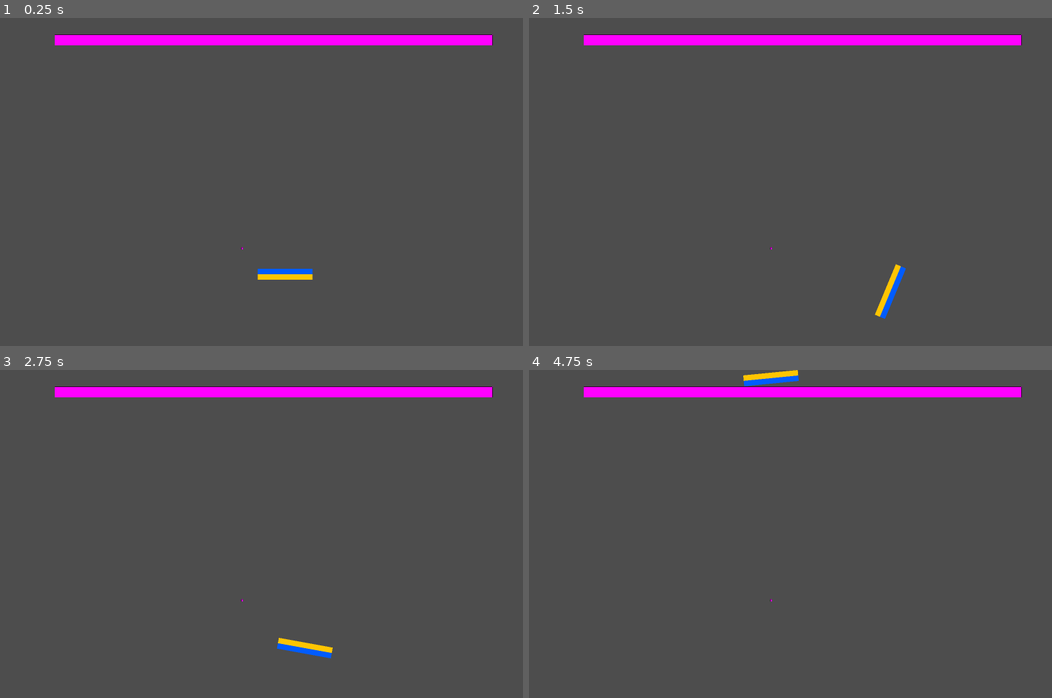
Above: before the commit, frames 1-4 (two rows, left to right).
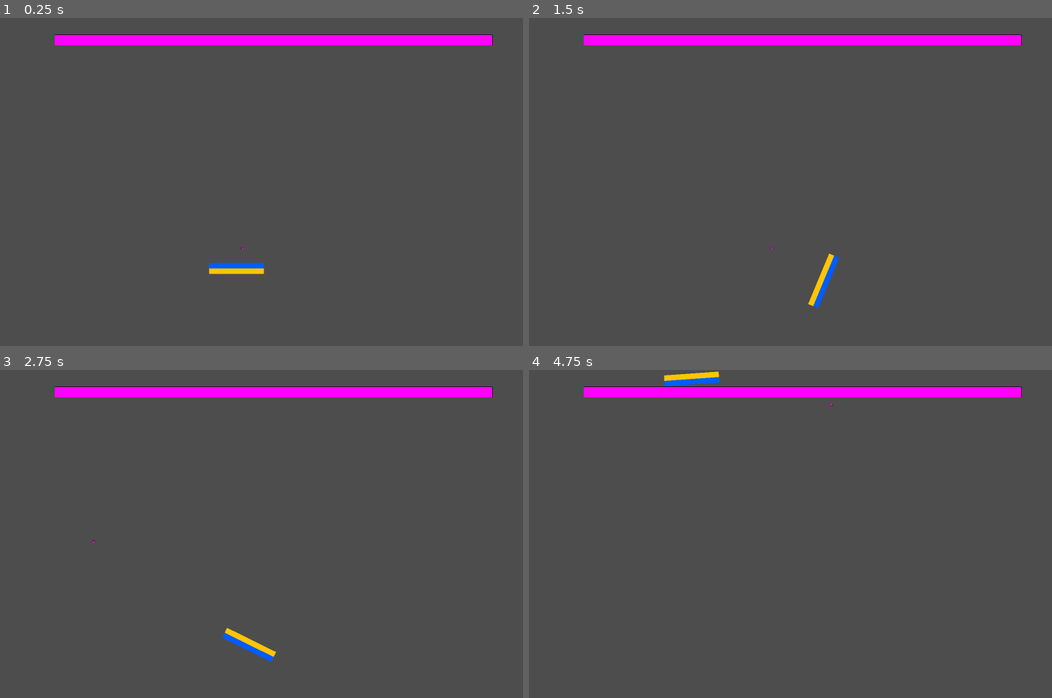
Above: after the commit, the same moments.

Repository: teros0/flappy-drone
Game: Godot game, scene res://scenes/squash.tscn
Same seed, same stepped clock (60 frames per second), same inputs: the game is played once before the commit and once after it. This scene is started directly instead of the project's main scene.
Inputs (mouse positions are in pixels of both pictures, inside the frame that each line leads up to):
- Up to frame 1 (0.25 s): no input
- Up to frame 2 (1.5 s): move the mouse to (921, 165) at 0.52 s; hold Right (ui_right) 0.53-1.28 s; tap Space (push) at 0.6, 1.35 s; click (921, 165) at 0.67 s; move the mouse to (691, 198) at 1.27 s; hold Down (ui_down) from 1.28 s (still down)
- Up to frame 3 (2.75 s): move the mouse to (329, 461) at 2.02 s; release Down (ui_down) at 2.03 s; hold Right (ui_right) from 2.03 s (still down); tap Space (push) at 2.1 s
- Up to frame 4 (4.75 s): move the mouse to (774, 599) at 2.77 s; release Right (ui_right) at 2.78 s; hold Up (ui_up) 2.78-3.53 s; tap Space (push) at 2.85, 3.6, 4.35 s; click (774, 599) at 2.92 s; move the mouse to (968, 583) at 3.52 s; hold Left (ui_left) from 3.53 s (still down); move the mouse to (638, 484) at 4.27 s

The runs differ from the first frame. In frame 1, 0.7% of the frame differs, in the area x 39-60%, y 74-80%; in frame 2, 0.7%; in frame 3, 0.7%, in the area x 17-64%, y 51-89%; in frame 4, 0.7%.

Commit message:
inject world wrapper, add diagonal wrap

Diff:
--- a/scenes/copter.tscn
+++ b/scenes/copter.tscn
@@ -10,6 +10,18 @@
 linear_damp = 1.0
 angular_damp = 2.0
 script = ExtResource("1_y4ra5")
+engine_power = null
+torque_power = null
+weight_compensation = null
+effective_thrust = null
+throttle_level = null
+throttle_step = null
+max_ramp_time = null
+push_speed = null
+push_duration = null
+push_return_speed = null
+push_return_duration = null
+wrap_buffer = null
 
 [node name="CollisionShape2D" type="CollisionShape2D" parent="." unique_id=549424486]
 position = Vector2(1.9073486e-06, -1.9073486e-06)
--- a/scenes/squash.tscn
+++ b/scenes/squash.tscn
@@ -4,6 +4,9 @@
 [ext_resource type="Script" uid="uid://lhw4j7f5xi41" path="res://scripts/squash.gd" id="1_6kogi"]
 [ext_resource type="Script" uid="uid://dp1jxi02ouqin" path="res://scripts/ball.gd" id="2_6kogi"]
 [ext_resource type="Script" uid="uid://brj6oc7488d5y" path="res://scripts/wall.gd" id="3_1fwq8"]
+
+[sub_resource type="PhysicsMaterial" id="PhysicsMaterial_ii624"]
+bounce = 1.0
 
 [sub_resource type="PhysicsMaterial" id="PhysicsMaterial_6kogi"]
 
@@ -26,8 +29,17 @@
 script = ExtResource("1_6kogi")
 
 [node name="Copter" parent="." unique_id=2008944575 instance=ExtResource("1_1fwq8")]
-position = Vector2(1111, 1159)
+position = Vector2(910, 1133)
+physics_material_override = SubResource("PhysicsMaterial_ii624")
 gravity_scale = 0.5
+linear_damp = 2.0
+engine_power = 7000.0
+torque_power = 100000.0
+weight_compensation = 1.2
+effective_thrust = 0.0
+throttle_level = 0.3
+throttle_step = 0.1
+max_ramp_time = 1.5
 push_speed = 1000.0
 push_duration = 0.1
 push_return_speed = 300.0
--- a/scripts/ball.gd
+++ b/scripts/ball.gd
@@ -8,10 +8,6 @@
 	gravity_scale = 0.0
 	contact_monitor = true
 	max_contacts_reported = 8
-
-	var world_wrapper := WorldWrapper.new()
-	add_child(world_wrapper)
-	print("Screen wrapping active for: ", name)
 
 
 func _integrate_forces(state: PhysicsDirectBodyState2D) -> void:
--- a/scripts/copter.gd
+++ b/scripts/copter.gd
@@ -24,14 +24,6 @@
 var push_direction: Vector2 = Vector2.ZERO
 
 # World wrapping
-@export var wrap_buffer: float = 50.0
-@onready var world_wrapper: WorldWrapper = WorldWrapper.new()
-
-
-func _ready() -> void:
-	world_wrapper.buffer = wrap_buffer
-	add_child(world_wrapper)
-
 func _input(event):
 	# Handle Mouse Wheel for Throttle Setting
 	if event is InputEventMouseButton:
--- a/scripts/squash.gd
+++ b/scripts/squash.gd
@@ -1,7 +1,49 @@
 extends Node2D
 
-func _ready():
-	pass
+@onready var ball: Node2D = $Ball
+@onready var copter: Node2D = $Copter
 
-func _process(_delta: float):
+@export var default_wrap_buffer: float = 50.0
+
+# Ball-specific redirect config (bottom -> left/right random edge).
+@export var ball_bottom_redirect_enabled: bool = true
+@export var ball_left_spawn_y_range: Vector2 = Vector2(0.2, 0.8)
+@export var ball_right_spawn_y_range: Vector2 = Vector2(0.2, 0.8)
+
+func _ready() -> void:
+	_setup_wrappers()
+
+func _process(_delta: float) -> void:
 	Utils.handle_reset(self)
+
+
+func _setup_wrappers() -> void:
+	# Copter: standard both-axis wrap.
+	var copter_wrapper := _attach_wrapper(copter)
+	copter_wrapper.wrap_mode = WorldWrapper.WrapMode.BOTH
+	copter_wrapper.enable_bottom_redirect = false
+
+	# Ball: both-axis wrap + diagonal-like bottom redirect to side edges.
+	var ball_wrapper := _attach_wrapper(ball)
+	ball_wrapper.wrap_mode = WorldWrapper.WrapMode.BOTH
+	ball_wrapper.enable_bottom_redirect = ball_bottom_redirect_enabled
+	ball_wrapper.left_edge_spawn_y_range = ball_left_spawn_y_range
+	ball_wrapper.right_edge_spawn_y_range = ball_right_spawn_y_range
+
+
+func _attach_wrapper(target: Node2D) -> WorldWrapper:
+	var existing_wrapper: WorldWrapper = _find_wrapper(target)
+	if existing_wrapper:
+		return existing_wrapper
+
+	var wrapper := WorldWrapper.new()
+	wrapper.buffer = default_wrap_buffer
+	target.add_child(wrapper)
+	return wrapper
+
+
+func _find_wrapper(target: Node2D) -> WorldWrapper:
+	for child in target.get_children():
+		if child is WorldWrapper:
+			return child as WorldWrapper
+	return null
--- a/scripts/utils.gd
+++ b/scripts/utils.gd
@@ -1,12 +1,12 @@
 extends Node
 
-static func get_screen_size() -> Vector2:
+func get_screen_size() -> Vector2:
 	return Engine.get_main_loop().root.size
 
-static func get_width() -> float:
+func get_width() -> float:
 	return get_screen_size().x
 
-static func get_height() -> float:
+func get_height() -> float:
 	return get_screen_size().y
 
 func is_standalone(node: Node) -> bool:
--- a/scripts/world_wrapper.gd
+++ b/scripts/world_wrapper.gd
@@ -2,14 +2,76 @@
 class_name WorldWrapper
 
 @export var buffer: float = 50.0
+@export var wrap_mode: WrapMode = WrapMode.BOTH
+@export var enable_bottom_redirect: bool = false
 
-func _physics_process(_delta):
+# Bottom redirection can pick between left/right edge and supports
+# configurable vertical spawn ranges for each side.
+@export var left_edge_spawn_y_range: Vector2 = Vector2(0.6, 0.8)
+@export var right_edge_spawn_y_range: Vector2 = Vector2(0.6, 0.8)
+
+enum WrapMode { HORIZONTAL, VERTICAL, BOTH }
+enum ExitSide { LEFT, RIGHT }
+
+func _init(mode: WrapMode = WrapMode.BOTH):
+	wrap_mode = mode
+
+func _physics_process(_delta: float) -> void:
 	var parent = get_parent() as Node2D
-	if not parent: return
+	if not parent:
+		return
 
-	var limit_y = Utils.get_height()
+	var limit_x: float = Utils.get_width()
+	var limit_y: float = Utils.get_height()
 
+	if _wraps_vertical():
+		_wrap_vertical(parent, limit_x, limit_y)
+	if _wraps_horizontal():
+		_wrap_horizontal(parent, limit_x)
+
+
+func _wraps_vertical() -> bool:
+	return wrap_mode == WrapMode.VERTICAL or wrap_mode == WrapMode.BOTH
+
+
+func _wraps_horizontal() -> bool:
+	return wrap_mode == WrapMode.HORIZONTAL or wrap_mode == WrapMode.BOTH
+
+
+func _wrap_vertical(parent: Node2D, limit_x: float, limit_y: float) -> void:
 	if parent.global_position.y > limit_y + buffer:
-		parent.global_position.y = -buffer
+		if enable_bottom_redirect:
+			_apply_bottom_redirect(parent, limit_x, limit_y)
+		else:
+			parent.global_position.y = -buffer
 	elif parent.global_position.y < -buffer:
 		parent.global_position.y = limit_y + buffer
+
+
+func _wrap_horizontal(parent: Node2D, limit_x: float) -> void:
+	if parent.global_position.x > limit_x + buffer:
+		parent.global_position.x = -buffer
+	elif parent.global_position.x < -buffer:
+		parent.global_position.x = limit_x + buffer
+
+
+func _apply_bottom_redirect(parent: Node2D, limit_x: float, limit_y: float) -> void:
+	var exit_side: ExitSide = _pick_bottom_exit_side()
+	if exit_side == ExitSide.LEFT:
+		parent.global_position.x = -buffer
+		parent.global_position.y = _pick_spawn_y(limit_y, left_edge_spawn_y_range)
+	else:
+		parent.global_position.x = limit_x + buffer
+		parent.global_position.y = _pick_spawn_y(limit_y, right_edge_spawn_y_range)
+
+
+func _pick_bottom_exit_side() -> ExitSide:
+	if randf() < 0.5:
+		return ExitSide.LEFT
+	return ExitSide.RIGHT
+
+
+func _pick_spawn_y(limit_y: float, normalized_range: Vector2) -> float:
+	var min_ratio: float = clamp(min(normalized_range.x, normalized_range.y), 0.0, 1.0)
+	var max_ratio: float = clamp(max(normalized_range.x, normalized_range.y), 0.0, 1.0)
+	return randf_range(min_ratio * limit_y, max_ratio * limit_y)
